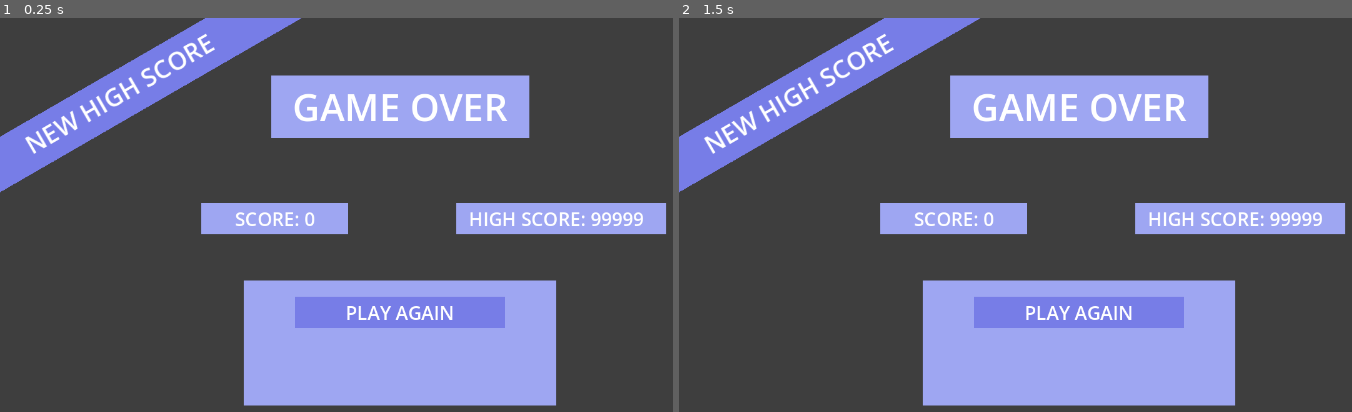
Above: before the commit, frames 1-2 (left to right).
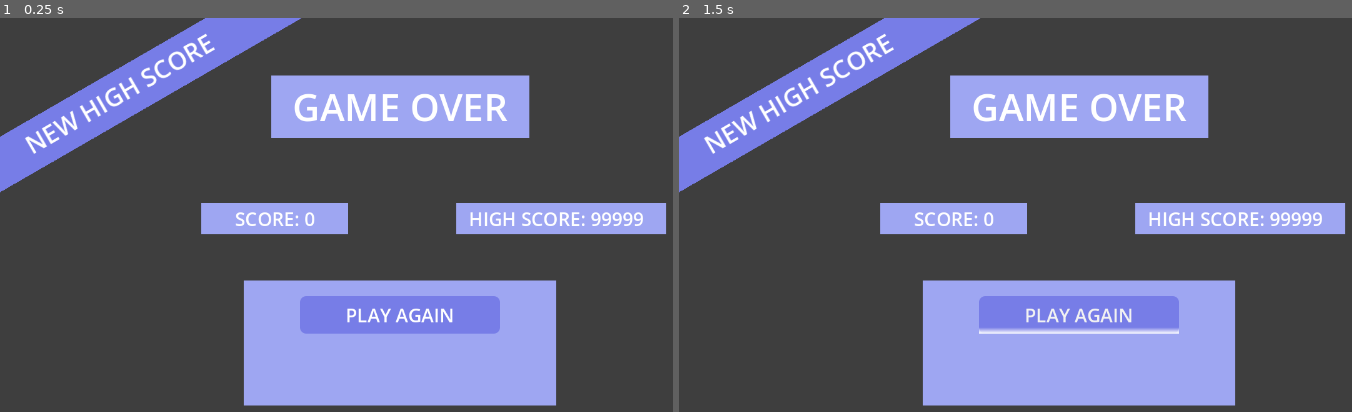
Above: after the commit, the same moments.

Repository: lolyay270/Mobile-Dev-Small
Game: Godot game, scene res://scenes/gameOver.tscn
Same seed, same stepped clock (60 frames per second), same inputs: the game is played once before the commit and once after it. This scene is started directly instead of the project's main scene.
Inputs (mouse positions are in pixels of both pictures, inside the frame that each line leads up to):
- Up to frame 1 (0.25 s): no input
- Up to frame 2 (1.5 s): click (1076, 313) at 0.5 s, where only the run after the commit has a clickable "PLAY AGAIN"; click (1076, 313) at 1.25 s, where only the run after the commit has a clickable "PLAY AGAIN"

The runs differ from the first frame. In frame 1, 0.9% of the frame differs, in the area x 43-76%, y 70-81%; in frame 2, 0.8%.

Commit message:
feat(UI): button themes

Diff:
--- a/scenes/gameOver.tscn
+++ b/scenes/gameOver.tscn
@@ -1,8 +1,9 @@
-[gd_scene load_steps=5 format=3 uid="uid://c35ktvhfe7yf7"]
+[gd_scene load_steps=6 format=3 uid="uid://c35ktvhfe7yf7"]
 
 [ext_resource type="LabelSettings" uid="uid://2gbyhnsfxrd8" path="res://themes/title label.tres" id="1_dh54o"]
 [ext_resource type="Script" uid="uid://b5i0hbk7csm8i" path="res://scripts/gameOver.gd" id="1_gob2e"]
 [ext_resource type="LabelSettings" uid="uid://bvobu3r28jhvx" path="res://themes/sub heading label.tres" id="2_gob2e"]
+[ext_resource type="Theme" uid="uid://cv4hxqc66pyku" path="res://themes/option buttons/option buttons.tres" id="4_d1w46"]
 
 [sub_resource type="LabelSettings" id="LabelSettings_dh54o"]
 font_size = 40
@@ -138,37 +139,21 @@
 pivot_offset = Vector2(250, 0)
 color = Color(0.6175, 0.65075, 0.95, 1)
 
-[node name="new game" type="Label" parent="BG/SELECTIONS"]
-z_index = 1
+[node name="new game" type="Button" parent="BG/SELECTIONS"]
 layout_mode = 1
 anchors_preset = 8
 anchor_left = 0.5
 anchor_top = 0.5
 anchor_right = 0.5
 anchor_bottom = 0.5
-offset_left = -140.0
+offset_left = -150.0
 offset_top = -70.0
-offset_right = 140.0
-offset_bottom = -28.0
+offset_right = 150.0
+offset_bottom = -20.0
 grow_horizontal = 2
 grow_vertical = 2
-pivot_offset = Vector2(140, 0)
+theme = ExtResource("4_d1w46")
 text = "PLAY AGAIN"
-label_settings = ExtResource("2_gob2e")
-horizontal_alignment = 1
-vertical_alignment = 1
-
-[node name="bg" type="ColorRect" parent="BG/SELECTIONS/new game"]
-z_index = -1
-layout_mode = 1
-anchors_preset = 15
-anchor_right = 1.0
-anchor_bottom = 1.0
-grow_horizontal = 2
-grow_vertical = 2
-scale = Vector2(1.2, 1.2)
-pivot_offset = Vector2(140, 21)
-color = Color(0.466667, 0.490196, 0.905882, 1)
 
 [node name="new high score" type="Label" parent="BG"]
 z_index = 1
--- /dev/null
+++ b/themes/option buttons/button focus.tres
@@ -0,0 +1,11 @@
+[gd_resource type="StyleBoxFlat" format=3 uid="uid://nlawrm1jlyui"]
+
+[resource]
+bg_color = Color(0, 0, 0, 0)
+draw_center = false
+border_width_bottom = 10
+border_color = Color(1, 1, 1, 1)
+border_blend = true
+expand_margin_left = 10.0
+expand_margin_right = 10.0
+expand_margin_bottom = 5.0
--- /dev/null
+++ b/themes/option buttons/button normal.tres
@@ -0,0 +1,12 @@
+[gd_resource type="StyleBoxFlat" format=3 uid="uid://0fht45776iqd"]
+
+[resource]
+bg_color = Color(0.466667, 0.490196, 0.905882, 1)
+corner_radius_top_left = 10
+corner_radius_top_right = 10
+corner_radius_bottom_right = 10
+corner_radius_bottom_left = 10
+expand_margin_left = 10.0
+expand_margin_top = 5.0
+expand_margin_right = 10.0
+expand_margin_bottom = 5.0
--- /dev/null
+++ b/themes/option buttons/button press.tres
@@ -0,0 +1,9 @@
+[gd_resource type="StyleBoxFlat" format=3 uid="uid://dymiisw7kijtd"]
+
+[resource]
+bg_color = Color(0.323501, 0.31914, 0.772118, 1)
+corner_radius_top_left = 5
+corner_radius_top_right = 5
+corner_radius_bottom_right = 5
+corner_radius_bottom_left = 5
+corner_detail = 1
--- /dev/null
+++ b/themes/option buttons/option buttons.tres
@@ -0,0 +1,14 @@
+[gd_resource type="Theme" load_steps=4 format=3 uid="uid://cv4hxqc66pyku"]
+
+[ext_resource type="StyleBox" uid="uid://nlawrm1jlyui" path="res://themes/option buttons/button focus.tres" id="1_2mcsp"]
+[ext_resource type="StyleBox" uid="uid://0fht45776iqd" path="res://themes/option buttons/button normal.tres" id="1_f4gip"]
+[ext_resource type="StyleBox" uid="uid://dymiisw7kijtd" path="res://themes/option buttons/button press.tres" id="1_p2jmp"]
+
+[resource]
+Button/colors/font_color = Color(1, 1, 1, 1)
+Button/colors/font_pressed_color = Color(0.584876, 0.618049, 0.943247, 1)
+Button/font_sizes/font_size = 30
+Button/styles/focus = ExtResource("1_2mcsp")
+Button/styles/hover = ExtResource("1_f4gip")
+Button/styles/normal = ExtResource("1_f4gip")
+Button/styles/pressed = ExtResource("1_p2jmp")
